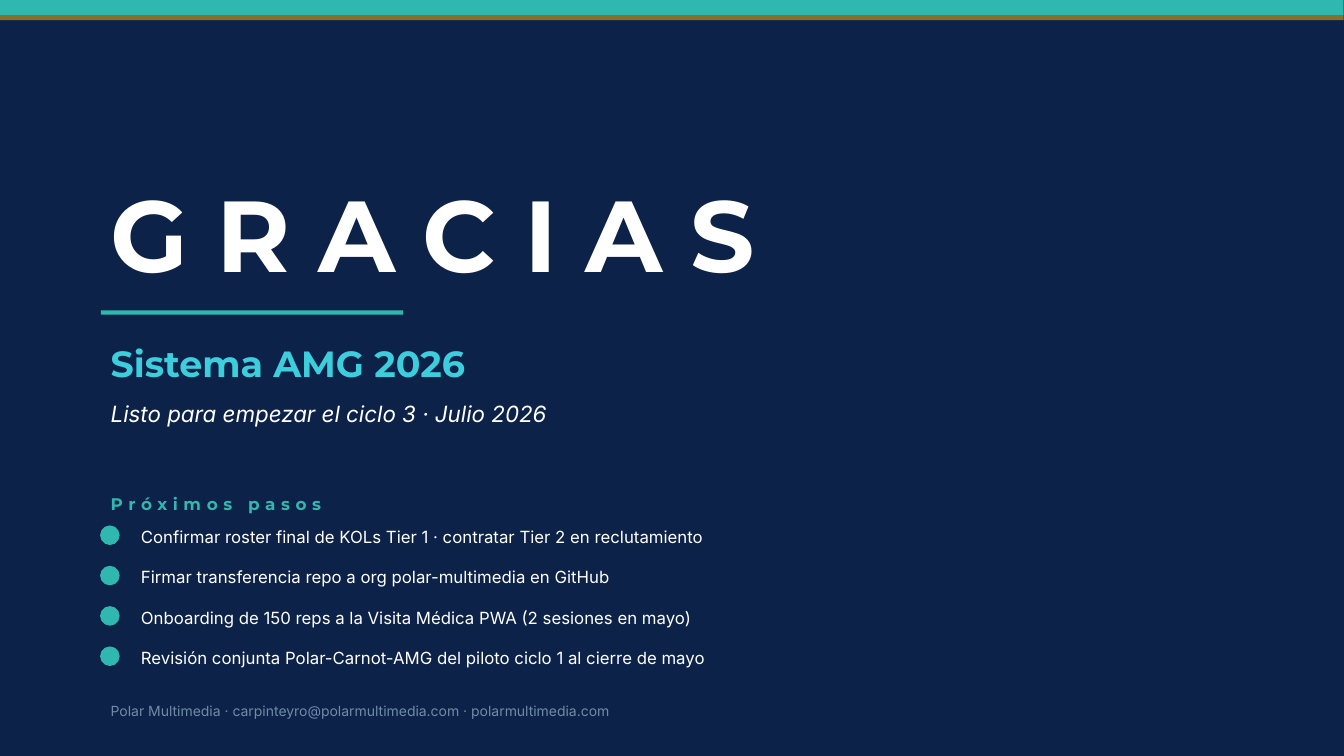
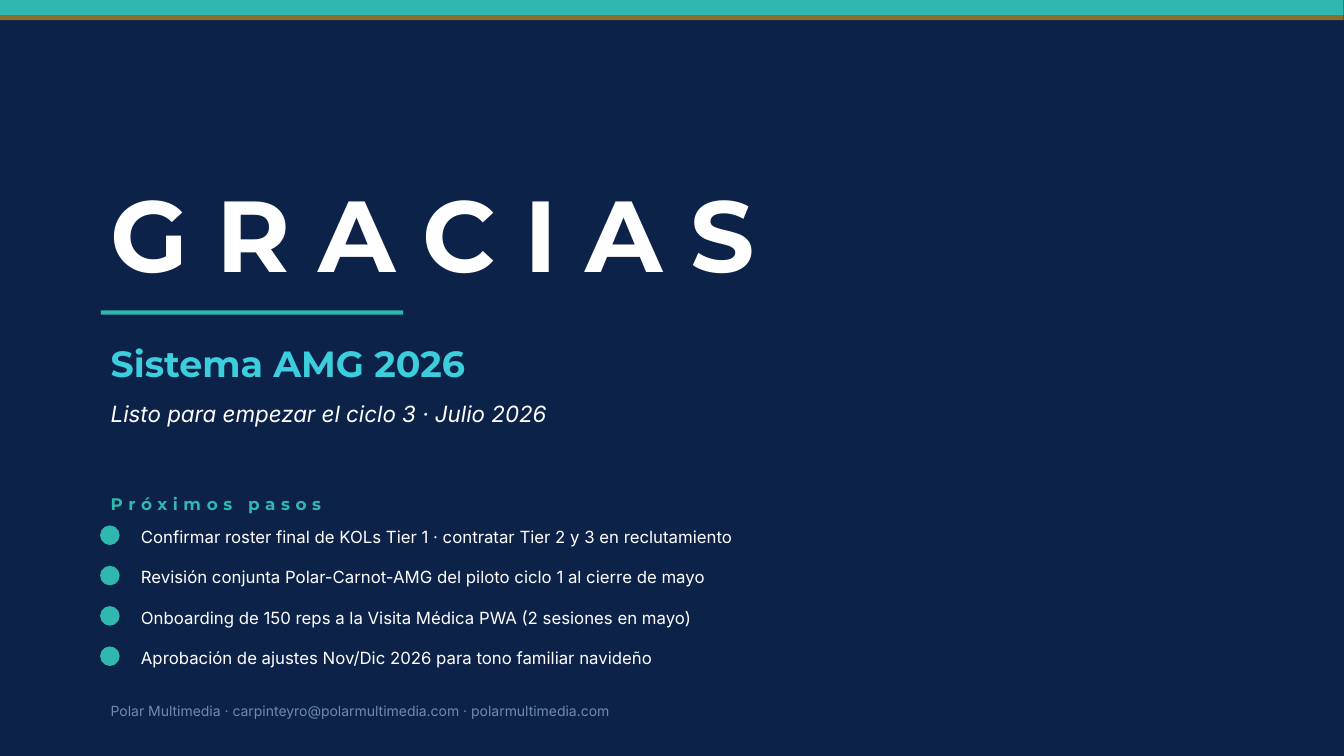
Before and after one commit to polar-multimedia/amg-pylori-hub, a slide deck: slide 21 of Pitch_Ejecutivo_AMG_2026.pptx. Drawn at 1344x756 pixels with LibreOffice and Linux fonts; fonts in the diff are those of the drawing. Boxes give left, top, right and bottom in pixels: in the first picture for what was removed or moved away, otherwise in the second. Text is boxed around its words. In the diff, an @@ line names an element or a change of style, - is before the commit and + after.

Commit message:
Deploy AMG ecosystem · 2026-04-24 13:18
- Portal público (home, artículos, detección, para-médicos)
- Hub de revisión sistema_piezas_AMG_Hub.html con sidebar Dreamweaver
- Visita Médica PWA (visita-medica-amg/) — 3 ciclos + 4 interactivos offline
- Corpus visual HUB_AMG_PYLORI/ (brand_amg + brand_kicab)
- Documentos ejecutivos (.docx maestro, .xlsx métricas, .pptx pitch)

Firebase RTDB sync: polar-amg-hub-2026 (compartido entre hub y VM)
Org: polar-multimedia · github.com/polar-multimedia/amg-pylori-hub

```diff
--- a/Pitch_Ejecutivo_AMG_2026.pptx
+++ b/Pitch_Ejecutivo_AMG_2026.pptx
@@ text at (141,530,732,547): text changed @@
-Confirmar roster final de KOLs Tier 1 · contratar Tier 2 en reclutamiento
+Confirmar roster final de KOLs Tier 1 · contratar Tier 2 y 3 en reclutamiento
@@ text "Revisión conjunta Polar-Carnot-AMG del piloto ...": place and size @@
-text "Revisión conjunta Polar-Carnot-AMG del piloto ..." at (141,651,705,668)
+text "Revisión conjunta Polar-Carnot-AMG del piloto ..." at (141,570,705,587)
@@ text removed at (141,570,610,587) @@
-Firmar transferencia repo a org polar-multimedia en GitHub
@@ text added at (141,651,652,668), 12 pt, text #FFFFFF @@
+Aprobación de ajustes Nov/Dic 2026 para tono familiar navideño
```
Also in this commit, not shown: 8 other slides changed, 1 slide added, 1 slide removed, 1 other file.
